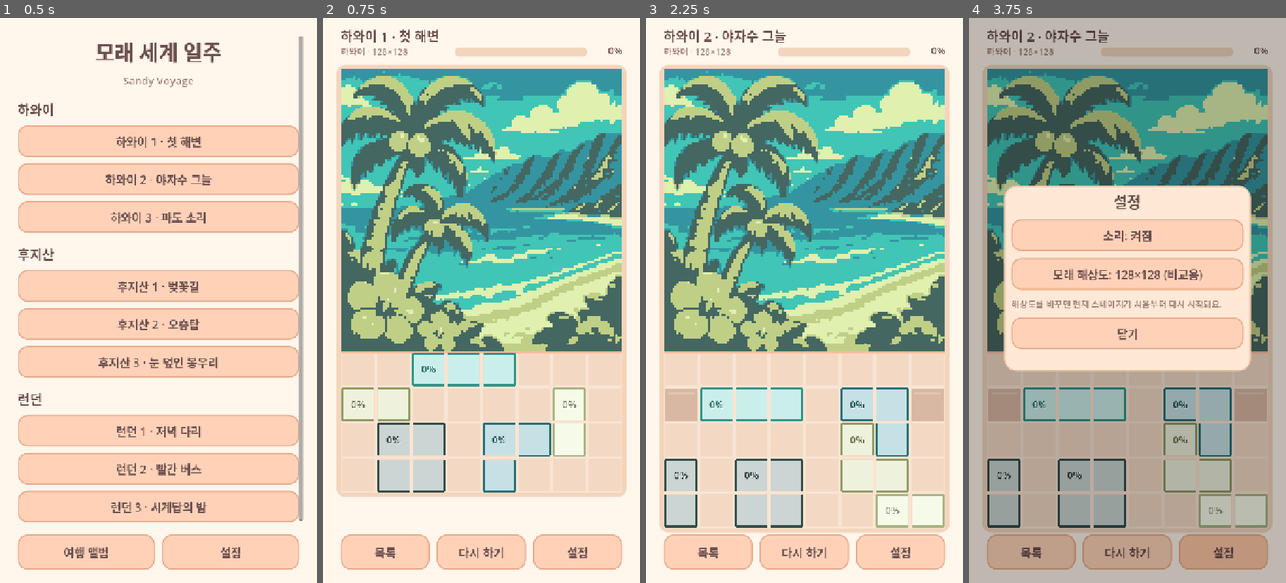
Above: before the commit, frames 1-4 (left to right).
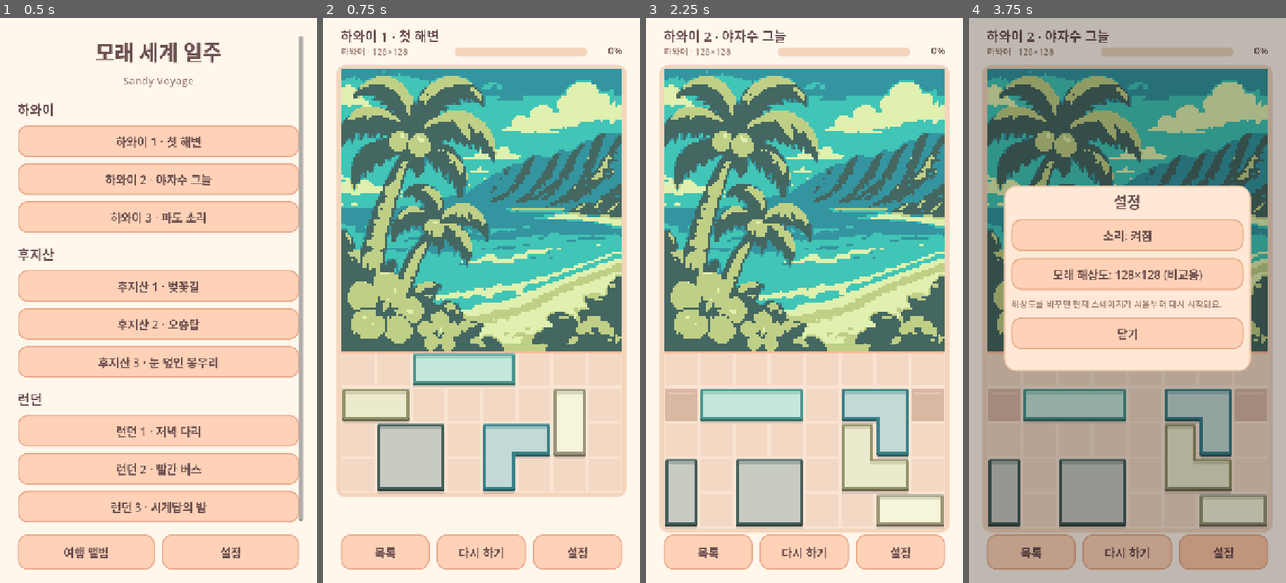
Above: after the commit, the same moments.

Repository: pureun95/sandy-voyage
Game: Godot game, scene res://scenes/main.tscn
Same seed, same stepped clock (60 frames per second), same inputs: the game is played once before the commit and once after it.
Inputs:
- Up to frame 1 (0.5 s): no input
- Up to frame 2 (0.75 s): click "하와이 1 · 첫 해변" at 0.5 s
- Up to frame 3 (2.25 s): click "목록" at 1.25 s; click "하와이 2 · 야자수 그늘" at 2 s
- Up to frame 4 (3.75 s): click "다시 하기" at 2.75 s; click "설정" at 3.5 s

Frame 1 is identical in both runs. In frame 2, 3.7% of the frame differs, in the area x 5-83%, y 59-85%; in frame 3, 4.0%, in the area x 5-95%, y 65-91%; in frame 4, 3.5%.

Commit message:
feat: 픽셀 스타일 블록 디자인 및 렌더링 개선

Diff:
--- a/scripts/ui/board_view.gd
+++ b/scripts/ui/board_view.gd
@@ -25,11 +25,14 @@
 var _hint := PackedInt32Array()  # column_reach() snapshot while dragging
 var _time := 0.0
 var _font: Font
+var _geo := {}  # SandBlock -> cached block-local drawing geometry (see _block_geo)
+var _badge_font: FontVariation
 
 
 func bind(g: SandGame) -> void:
 	game = g
 	cell = size.x / g.board.cols
+	_geo.clear()
 	g.block_filled.connect(_on_block_filled)
 	_font = ThemeDB.fallback_font
 	queue_redraw()
@@ -146,10 +149,15 @@
 
 
 func _pop(b: SandBlock) -> void:
-	var rects := []
-	for c in b.cells:
-		rects.append(Rect2(Vector2(b.pos + c) * cell, Vector2(cell, cell)))
-	_ghosts.append({"rects": rects, "color": game.map.palette[b.color_id], "t": 0.0})
+	# The pop starts as the block's exact crate outline and expands/fades from its centre.
+	var g := _block_geo(b)
+	var box: Rect2 = g.outer_box
+	var centre := box.get_center()
+	_ghosts.append({
+		"poly": _shift(g.outer, -centre),
+		"at": Vector2(b.pos) * cell + centre,
+		"color": g.c_shine, "rim": g.c_rim_light, "t": 0.0,
+	})
 	Sfx.play("block_full")
 
 
@@ -210,66 +218,353 @@
 		_draw_block(_drag)
 	for b in _landing:
 		_draw_block(b)
+	var k := cell / 80.0
 	for g in _ghosts:
 		var t: float = g.t
-		var col: Color = g.color
-		for r in g.rects:
-			var rr: Rect2 = r
-			var grow := t * cell * 0.25
-			draw_rect(rr.grow(grow), Color(UiKit.lighten(col, 0.4), 1.0 - t))
-			draw_rect(rr.grow(grow), Color(1, 1, 1, (1.0 - t) * 0.9), false, 4.0)
+		var e := 1.0 - pow(1.0 - t, 3.0)  # ease-out
+		var poly: PackedVector2Array = g.poly
+		draw_set_transform(g.at, 0.0, Vector2.ONE * (1.0 + 0.16 * e))
+		draw_colored_polygon(poly, Color(g.color, (1.0 - t) * 0.85))
+		var ring := poly.duplicate()
+		ring.append(poly[0])
+		draw_polyline(ring, Color(1, 1, 1, (1.0 - t) * 0.95), 4.0 * k * (1.0 - t * 0.6))
+		# Pixel bits fly off the crate corners.
+		var bit := 5.0 * k
+		for p in poly:
+			var q := p * (1.0 + 0.35 * e)
+			draw_rect(Rect2(q - Vector2(bit, bit) * 0.5, Vector2(bit, bit)), Color(g.rim, 1.0 - t))
+		draw_set_transform(Vector2.ZERO)
+
+
+# ---------------------------------------------------------------- block look: "pixel travel crate"
+# Pure drawing. Each block's shape is turned into block-local polygons once (_block_geo) and
+# reused every frame; only the sand level, lift/offset and pulses change per frame.
+# Sizes are authored for the 80px reference cell and scaled by k = cell / 80.
+
+const CRATE_INSET := 3.0     # gap between the crate and its board cells
+const CRATE_CHAMFER := 6.0   # cut corners (pixel-art step)
+const CRATE_DEPTH := 5.0     # dark side band under the rim
+const CRATE_RIM := 8.0       # rim thickness
+const CRATE_WALL := 7.0      # shaded back wall at the top of the well
+const CRATE_LIFT := 5.0      # rise while dragged
+# Percent badge. The game is 720 logical px wide, so 1 px ≈ 0.57dp on a 411dp phone and
+# 0.5dp on a 360dp one: 18 px digits ≈ 10.3 / 9dp. Digits are bold and large, "%" is small so
+# "100%" still fits a 1-cell crate. The badge sits on the rim corner, over little of the sand.
+const BADGE_FONT := 18
+const BADGE_PCT_FONT := 12
+const BADGE_EMBOLDEN := 0.6
+const BADGE_H := 23.0
+const BADGE_PAD := 5.0
 
 
 func _draw_block(b: SandBlock) -> void:
+	var g := _block_geo(b)
+	var k := cell / 80.0
+	var lifted := b == _drag
+	var lift := CRATE_LIFT * k if lifted else 0.0
+	var origin := Vector2(b.pos) * cell + visual_offset(b)
+
+	# Pre-triangulated static layers (draw_colored_polygon would re-triangulate every frame).
+	var ci := get_canvas_item()
+	# Shadow stays on the board; it softens while the crate is lifted.
+	draw_set_transform(origin + Vector2(0, lift + 4.0 * k if lifted else 5.0 * k))
+	RenderingServer.canvas_item_add_triangle_array(ci, g.shadow_idx, g.outer,
+		g.shadow_cols_lift if lifted else g.shadow_cols)
+
+	draw_set_transform(origin - Vector2(0, lift))
+	# Rim (dark side band, lit top band, mid tone), well back wall and floor: one call.
+	RenderingServer.canvas_item_add_triangle_array(ci, g.body_idx, g.body_pts, g.body_cols)
+
+	# Sand: one level across the whole shape, drawn from cached horizontal strips.
+	var shown := shown_progress(b)
+	var box: Rect2 = g.well_box
+	var fill_top := box.end.y - box.size.y * shown
+	if shown > 0.0:
+		for s in g.strips:
+			if s.y1 <= fill_top:
+				continue
+			var y0 := maxf(s.y0, fill_top)
+			for sp in s.spans:
+				draw_rect(Rect2(sp.x, y0, sp.y - sp.x, s.y1 - y0), g.c_sand)
+		# Grain-sized speckle, cached bottom-up: stop at the first one above the level.
+		var pos: PackedVector2Array = g.speck_pos
+		var tone: PackedByteArray = g.speck_tone
+		var gs := Vector2(g.speck_size, g.speck_size)
+		for i in pos.size():
+			if pos[i].y < fill_top:
+				break
+			draw_rect(Rect2(pos[i], gs), g.c_speck_lo if tone[i] == 0 else g.c_speck_hi)
+		if shown < 1.0:
+			var spans := _spans_at(g.strips, minf(fill_top + 2.0 * k, box.end.y - 0.01))
+			var line_h := minf(2.5 * k, box.end.y - fill_top + 1.0 * k)
+			for sp in spans:
+				draw_rect(Rect2(sp.x, fill_top - 1.0 * k, sp.y - sp.x, line_h), g.c_surface)
+				if fill_top + 4.0 * k < box.end.y:
+					draw_rect(Rect2(sp.x, fill_top + 1.5 * k, sp.y - sp.x, 2.5 * k), g.c_shine)
+
+	# Contact pulse along the top rim while actually collecting.
+	if b.pos.y == 0 and game.collector.is_collecting(b) and not game.is_held(b):
+		var a := 0.55 + 0.35 * sin(_time * 10.0)
+		_fill_polys(g.glow, Color(1, 1, 1, a))
+
+	# Percent badge: bottom-right cell corner, on the rim; hidden at 0%.
+	var pct_i := int(floor(shown * 100.0))
+	if pct_i > 0:
+		_draw_badge(g, pct_i, k)
+	draw_set_transform(Vector2.ZERO)
+
+
+func _draw_badge(g: Dictionary, pct_i: int, k: float) -> void:
+	if _badge_font == null:
+		_badge_font = FontVariation.new()
+		_badge_font.base_font = _font
+		_badge_font.variation_embolden = BADGE_EMBOLDEN
+	var num := str(pct_i)
+	var fs := maxi(10, roundi(BADGE_FONT * k))
+	var ps := maxi(8, roundi(BADGE_PCT_FONT * k))
+	var nw := _badge_font.get_string_size(num, HORIZONTAL_ALIGNMENT_LEFT, -1, fs).x
+	var pw := _badge_font.get_string_size("%", HORIZONTAL_ALIGNMENT_LEFT, -1, ps).x
+	var bh := BADGE_H * k
+	var bw := nw + pw + (BADGE_PAD * 2.0 + 1.0) * k
+	var cr: Rect2 = g.badge_cell
+	# Right edge just inside the crate's outer edge (over the rim); bottom 1px into the gap
+	# below the crate, so it covers the rim and only the lowest few px of the well.
+	var badge := Rect2(cr.end.x - (CRATE_INSET + 1.0) * k - bw, cr.end.y - (CRATE_INSET - 1.0) * k - bh, bw, bh)
+	draw_style_box(g.badge_box, badge)
+	draw_rect(Rect2(badge.position.x + 2.0 * k, badge.position.y + 1.0 * k, badge.size.x - 4.0 * k, 1.5 * k), g.c_badge_hi)
+	var asc := _badge_font.get_ascent(fs)
+	var base_y := badge.position.y + (bh - (asc + _badge_font.get_descent(fs))) * 0.5 + asc
+	var x := badge.position.x + BADGE_PAD * k
+	draw_string(_badge_font, Vector2(x, base_y), num, HORIZONTAL_ALIGNMENT_LEFT, -1, fs, Color.WHITE)
+	draw_string(_badge_font, Vector2(x + nw + 1.0 * k, base_y), "%", HORIZONTAL_ALIGNMENT_LEFT, -1, ps, Color(1, 1, 1, 0.9))
+
+
+## Rim tone: the sand color pulled toward the UI's cocoa text color; light sands are pulled
+## further so foam / snow crates still read on the beige board.
+static func _rim_color(sand: Color) -> Color:
+	var amt := clampf((sand.get_luminance() - 0.3) * 0.85, 0.14, 0.5)
+	return sand.lerp(UiKit.TEXT, amt).darkened(0.06)
+
+
+## Block-local geometry and colors, built once per block (cells and color never change).
+func _block_geo(b: SandBlock) -> Dictionary:
+	var g: Dictionary = _geo.get(b, {})
+	if not g.is_empty():
+		return g
+	var k := cell / 80.0
 	var sand: Color = game.map.palette[b.color_id]
-	var body := UiKit.lighten(sand, 0.72)
-	var edge := sand.darkened(0.25)
-	var bs := b.bounds_size()
-	var origin := Vector2(b.pos) * cell + visual_offset(b)
-	var inner_h := bs.y * cell
-	var shown := shown_progress(b)
-	var fill_top := origin.y + inner_h * (1.0 - shown)
-	var lift := 4.0 if b == _drag else 0.0
+	var rim := _rim_color(sand)
+	var depth := CRATE_DEPTH * k
+	var outer := _chamfer(_cell_union(b), CRATE_INSET * k, CRATE_CHAMFER * k)
+	var top_face := _clip([outer], _shift(outer, Vector2(0, -depth)))
+	var well := _offset(_shift(outer, Vector2(0, -depth * 0.5)), -CRATE_RIM * k, Geometry2D.JOIN_MITER)
+	var strips := _strips(well)
+	var floor_c := UiKit.BG.lerp(sand, 0.3)
+
+	var glow := []
+	var corner := b.cells[0]
 	for c in b.cells:
-		var r := block_rect(b, c).grow(-4)
-		r.position.y -= lift
-		draw_rect(r, body)
-		# Sand level inside the block (shared across the whole shape).
-		var top := maxf(r.position.y, fill_top)
-		if top < r.end.y:
-			var fr := Rect2(r.position.x, top, r.size.x, r.end.y - top)
-			draw_rect(fr, sand)
-			if top > r.position.y + 1.0:
-				var wobble := sin(_time * 6.0 + r.position.x * 0.05) * 1.5
-				draw_rect(Rect2(fr.position.x, top - 1.0 + wobble * 0.0, fr.size.x, 3), sand.lightened(0.3))
-	# Outline per exposed cell edge so the shape reads as one piece.
-	var cellset := {}
-	for c in b.cells:
-		cellset[c] = true
-	for c in b.cells:
-		var r := block_rect(b, c).grow(-4)
-		r.position.y -= lift
-		if not cellset.has(c + Vector2i.UP):
-			draw_line(r.position, Vector2(r.end.x, r.position.y), edge, 5.0)
-		if not cellset.has(c + Vector2i.DOWN):
-			draw_line(Vector2(r.position.x, r.end.y), r.end, edge, 5.0)
-		if not cellset.has(c + Vector2i.LEFT):
-			draw_line(r.position, Vector2(r.position.x, r.end.y), edge, 5.0)
-		if not cellset.has(c + Vector2i.RIGHT):
-			draw_line(Vector2(r.end.x, r.position.y), r.end, edge, 5.0)
-	# Contact glow while actually collecting.
-	if game.collector.is_collecting(b) and not game.is_held(b):
-		var a := 0.55 + 0.35 * sin(_time * 10.0)
-		for c in b.cells:
-			if b.pos.y + c.y == 0:
-				var r := block_rect(b, c)
-				draw_rect(Rect2(r.position.x + 4, r.position.y, r.size.x - 8, 6), Color(1, 1, 1, a))
-	# Percent label on the first cell.
-	var pct := "%d%%" % int(floor(shown * 100.0))
-	var first := block_rect(b, b.cells[0])
-	first.position.y -= lift
-	var fs := 22
-	var tw := _font.get_string_size(pct, HORIZONTAL_ALIGNMENT_LEFT, -1, fs).x
-	var tp := first.get_center() + Vector2(-tw * 0.5, fs * 0.35)
-	draw_string(_font, tp + Vector2(1, 1), pct, HORIZONTAL_ALIGNMENT_LEFT, -1, fs, Color(1, 1, 1, 0.8))
-	draw_string(_font, tp, pct, HORIZONTAL_ALIGNMENT_LEFT, -1, fs, edge.darkened(0.3))
+		if c.y == 0:
+			glow.append_array(_clip([outer], _rect_poly(Rect2(Vector2(c) * cell, Vector2(cell, 6.0 * k)))))
+		if c.y > corner.y or (c.y == corner.y and c.x > corner.x):
+			corner = c
+
+	var badge_box := StyleBoxFlat.new()
+	badge_box.bg_color = rim.darkened(0.25)
+	badge_box.set_corner_radius_all(maxi(1, roundi(3.0 * k)))
+
+	g = {
+		"outer": outer, "outer_box": _bounds(outer),
+		"top_face": top_face,
+		"top_mid": _clip(top_face, _shift(outer, Vector2(0, 3.0 * k))),
+		"well": well, "well_box": _bounds(well),
+		"floor": _clip([well], _shift(well, Vector2(0, CRATE_WALL * k))),
+		"strips": strips, "glow": glow,
+		"badge_cell": Rect2(Vector2(corner) * cell, Vector2(cell, cell)), "badge_box": badge_box,
+		"c_sand": sand, "c_rim": rim,
+		"c_rim_dark": rim.darkened(0.28), "c_rim_light": rim.lightened(0.32),
+		"c_floor": floor_c, "c_wall": floor_c.lerp(rim, 0.3),
+		"c_surface": sand.lerp(rim, 0.55), "c_shine": sand.lerp(Color.WHITE, 0.35),
+		"c_speck_lo": sand.darkened(0.07), "c_speck_hi": sand.lightened(0.09),
+		"c_shadow": Color(UiKit.TEXT, 0.22), "c_shadow_lift": Color(UiKit.TEXT, 0.14),
+		"c_badge_hi": Color(rim.lightened(0.25), 0.55),
+	}
+	_build_speckle(g, well, b)
+	# Static layers, triangulated once, back to front.
+	var pts := PackedVector2Array()
+	var cols := PackedColorArray()
+	var idx := PackedInt32Array()
+	_add_tris(pts, cols, idx, [outer], g.c_rim_dark)
+	_add_tris(pts, cols, idx, top_face, g.c_rim_light)
+	_add_tris(pts, cols, idx, g.top_mid, g.c_rim)
+	_add_tris(pts, cols, idx, [well], g.c_wall)
+	_add_tris(pts, cols, idx, g.floor, g.c_floor)
+	g.body_pts = pts
+	g.body_cols = cols
+	g.body_idx = idx
+	g.shadow_idx = Geometry2D.triangulate_polygon(outer)
+	var sc := PackedColorArray()
+	var scl := PackedColorArray()
+	sc.resize(outer.size())
+	scl.resize(outer.size())
+	sc.fill(g.c_shadow)
+	scl.fill(g.c_shadow_lift)
+	g.shadow_cols = sc
+	g.shadow_cols_lift = scl
+	_geo[b] = g
+	return g
+
+
+static func _add_tris(pts: PackedVector2Array, cols: PackedColorArray, idx: PackedInt32Array, polys: Array, col: Color) -> void:
+	for p in polys:
+		if p.size() < 3:
+			continue
+		var tri := Geometry2D.triangulate_polygon(p)
+		if tri.is_empty():
+			continue
+		var base := pts.size()
+		pts.append_array(p)
+		for i in p.size():
+			cols.append(col)
+		for t in tri:
+			idx.append(base + t)
+
+
+## Speckle squares the size of one landscape grain, fully inside the well, sorted bottom-up.
+func _build_speckle(g: Dictionary, well: PackedVector2Array, b: SandBlock) -> void:
+	var k := cell / 80.0
+	var size_px := clampf(fx.grain if fx != null else 5.0 * k, 3.0 * k, 7.0 * k)
+	var box: Rect2 = g.well_box
+	var seed := absi(hash(b.id))
+	var pos := PackedVector2Array()
+	var tone := PackedByteArray()
+	var row := 0
+	var y := box.end.y - size_px
+	while y >= box.position.y:
+		var col := 0
+		var x := box.position.x
+		while x + size_px <= box.end.x:
+			var m := absi((col * 73856093) ^ (row * 19349663) ^ seed) % 7
+			if m <= 1:
+				var r := Rect2(x, y, size_px, size_px).grow(-0.01)
+				if Geometry2D.is_point_in_polygon(r.position, well) and Geometry2D.is_point_in_polygon(r.end, well) \
+						and Geometry2D.is_point_in_polygon(Vector2(r.end.x, r.position.y), well) \
+						and Geometry2D.is_point_in_polygon(Vector2(r.position.x, r.end.y), well):
+					pos.append(Vector2(x, y))
+					tone.append(m)
+			x += size_px
+			col += 1
+		y -= size_px
+		row += 1
+	g.speck_pos = pos
+	g.speck_tone = tone
+	g.speck_size = size_px
+
+
+func _fill_polys(polys: Array, col: Color) -> void:
+	for p in polys:
+		if p.size() >= 3:
+			draw_colored_polygon(p, col)
+
+
+# ---------------------------------------------------------------- geometry helpers (block-local)
+
+## Union of the block's cells. Cells are merged in edge-adjacent order: merging a cell that only
+## touches the shape at a corner (J, Td start that way) would split the union in two.
+func _cell_union(b: SandBlock) -> PackedVector2Array:
+	var todo: Array[Vector2i] = b.cells.duplicate()
+	var first: Vector2i = todo.pop_front()
+	var done := {first: true}
+	var acc := _rect_poly(Rect2(Vector2(first) * cell, Vector2(cell, cell)))
+	while not todo.is_empty():
+		var merged := false
+		for i in todo.size():
+			var c: Vector2i = todo[i]
+			if done.has(c + Vector2i.UP) or done.has(c + Vector2i.DOWN) or done.has(c + Vector2i.LEFT) or done.has(c + Vector2i.RIGHT):
+				acc = _largest(Geometry2D.merge_polygons(acc, _rect_poly(Rect2(Vector2(c) * cell, Vector2(cell, cell)))))
+				done[c] = true
+				todo.remove_at(i)
+				merged = true
+				break
+		if not merged:
+			break  # disconnected shape (none exist): draw the connected part
+	return acc
+
+
+## The well as horizontal strips of constant spans (1px sampling, equal rows merged), so the
+## sand level is a handful of draw_rect calls instead of a polygon clip per frame.
+static func _strips(well: PackedVector2Array) -> Array:
+	var box := _bounds(well)
+	var out := []
+	var y := floorf(box.position.y)
+	while y < box.end.y:
+		var y0 := maxf(y, box.position.y)
+		var y1 := minf(y + 1.0, box.end.y)
+		var mid := (y0 + y1) * 0.5
+		var spans: Array[Vector2] = []
+		for seg in Geometry2D.intersect_polyline_with_polygon(
+				PackedVector2Array([Vector2(box.position.x - 1.0, mid), Vector2(box.end.x + 1.0, mid)]), well):
+			var a := minf(seg[0].x, seg[seg.size() - 1].x)
+			var c := maxf(seg[0].x, seg[seg.size() - 1].x)
+			spans.append(Vector2(snappedf(a, 0.01), snappedf(c, 0.01)))
+		spans.sort_custom(func(p, q): return p.x < q.x)
+		if not out.is_empty() and out[-1].spans == spans:
+			out[-1].y1 = y1
+		elif not spans.is_empty():
+			out.append({"y0": y0, "y1": y1, "spans": spans})
+		y += 1.0
+	return out
+
+
+static func _spans_at(strips: Array, y: float) -> Array:
+	for s in strips:
+		if y >= s.y0 and y < s.y1:
+			return s.spans
+	return []
+
+
+static func _chamfer(base: PackedVector2Array, inset: float, c: float) -> PackedVector2Array:
+	var p := _offset(base, -inset, Geometry2D.JOIN_MITER)
+	return _offset(_offset(p, -c, Geometry2D.JOIN_MITER), c, Geometry2D.JOIN_SQUARE)
+
+
+static func _offset(p: PackedVector2Array, d: float, join: int) -> PackedVector2Array:
+	return _largest(Geometry2D.offset_polygon(p, d, join))
+
+
+static func _largest(arr: Array) -> PackedVector2Array:
+	var best := PackedVector2Array()
+	var best_a := 0.0
+	for p in arr:
+		var s := 0.0
+		for i in p.size():
+			var a: Vector2 = p[i]
+			var c: Vector2 = p[(i + 1) % p.size()]
+			s += a.x * c.y - c.x * a.y
+		if absf(s) > best_a:
+			best_a = absf(s)
+			best = p
+	return best
+
+
+static func _shift(p: PackedVector2Array, v: Vector2) -> PackedVector2Array:
+	return Transform2D(0.0, v) * p
+
+
+static func _clip(polys: Array, mask: PackedVector2Array) -> Array:
+	var out := []
+	for p in polys:
+		if p.size() >= 3 and mask.size() >= 3:
+			out.append_array(Geometry2D.intersect_polygons(p, mask))
+	return out
+
+
+static func _rect_poly(r: Rect2) -> PackedVector2Array:
+	return PackedVector2Array([r.position, Vector2(r.end.x, r.position.y), r.end, Vector2(r.position.x, r.end.y)])
+
+
+static func _bounds(p: PackedVector2Array) -> Rect2:
+	var r := Rect2(p[0], Vector2.ZERO)
+	for v in p:
+		r = r.expand(v)
+	return r
